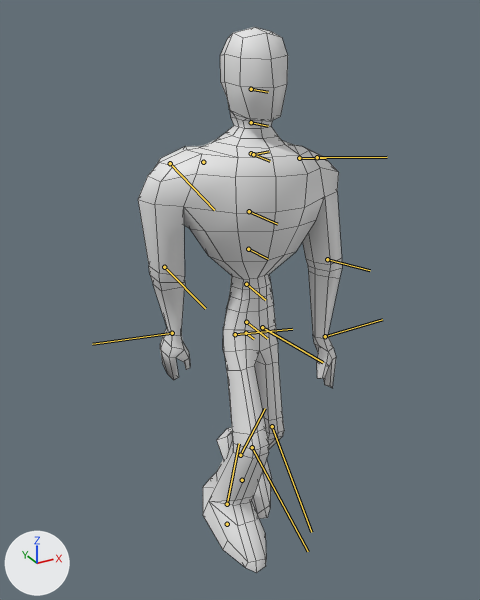
The FBX model trunk/BigStarGala/Assets/Models/male.FBX as it was, and as the next commit left it.
The view is the same before and after, from a 50 mm camera at (-2.37, -4.5, 4.21) aimed at (0.04, -0.12, 2.02). The lights are fixed; the arrows at lower left show +X, +Y and +Z. Both versions are drawn at frame 21 of the action 'Take 001'; the numbers are the values there. The bones that bend it are drawn over the model as lines. Mesh edges are drawn as thin lines.
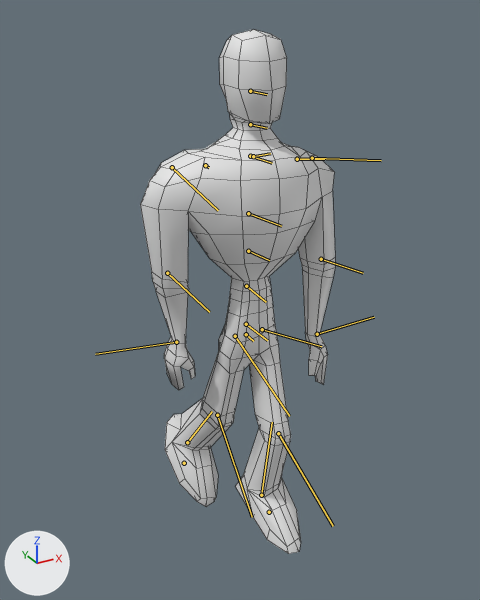
Commit message: walk cycle update + animation test male

Location of each change, (x1, y1, x2, y2) in pixels of the pictures (480 x 600 px):
```json
{"object": "Cylinder002", "change": "posed", "before": [138, 27, 342, 573], "after": [140, 29, 335, 554]}
{"bone": "Base HumanLThigh", "before": "(262, 327) to (323, 362)", "after": "(262, 329) to (321, 346)"}
{"bone": "Base HumanLCalf", "before": "(272, 426) to (311, 532)", "after": "(278, 433) to (333, 526)"}
{"bone": "Base HumanLFoot", "before": "(240, 455) to (265, 408)", "after": "(261, 495) to (272, 422)"}
{"bone": "Base HumanRThigh", "before": "(235, 334) to (292, 329)", "after": "(235, 336) to (289, 416)"}
{"bone": "Base HumanRCalf", "before": "(252, 447) to (308, 551)", "after": "(217, 415) to (252, 517)"}
{"bone": "Base HumanRFoot", "before": "(227, 504) to (239, 443)", "after": "(187, 442) to (212, 411)"}
{"bone": "Base HumanSpine2", "before": "(246, 284) to (265, 300)", "after": "(246, 286) to (266, 302)"}
{"bone": "Base HumanSpine3", "before": "(248, 249) to (268, 259)", "after": "(248, 251) to (269, 260)"}
{"bone": "Base HumanSpine4", "before": "(249, 211) to (277, 224)", "after": "(248, 213) to (281, 226)"}
{"bone": "Base HumanLUpperarm", "before": "(317, 157) to (387, 157)", "after": "(312, 158) to (381, 160)"}
{"bone": "Base HumanLForearm", "before": "(327, 259) to (370, 270)", "after": "(321, 259) to (363, 273)"}
{"bone": "Base HumanRUpperarm", "before": "(170, 163) to (214, 210)", "after": "(172, 167) to (218, 210)"}
{"bone": "Base HumanRForearm", "before": "(164, 267) to (205, 308)", "after": "(167, 273) to (209, 312)"}
{"bone": "Base HumanNeck1", "before": "(253, 154) to (269, 151)", "after": "(253, 156) to (270, 153)"}
{"bone": "Base HumanNeck2", "before": "(251, 122) to (268, 126)", "after": "(250, 124) to (267, 128)"}
```

Edits to the scene script, one JSON object a line:
```json
{"block": "bone_base_humanlthigh", "where": "bone_base_humanlthigh = bpy.data.objects['Armature'].pose.bones['Base HumanLThigh']  # child of 'Base HumanPelvis'"}
{"op": "set", "path": "bone_base_humanlthigh.rotation_quaternion", "old": "(0.999, 0.012, -0.023, 0.035)", "new": "(0.994, 0.004, -0.028, 0.107)", "note": "degrees (1, -3, 4) -> degrees (0, -3, 12)"}
{"block": "bone_base_humanlcalf", "where": "bone_base_humanlcalf = bpy.data.objects['Armature'].pose.bones['Base HumanLCalf']  # child of 'Base HumanLThigh'"}
{"op": "set", "path": "bone_base_humanlcalf.rotation_quaternion", "old": "(0.939, -0.001, 0.0, -0.345)", "new": "(0.973, 0.002, 0.012, -0.229)", "note": "degrees (0, 0, -40) -> degrees (0, 1, -26)"}
{"block": "bone_base_humanlfoot", "where": "bone_base_humanlfoot = bpy.data.objects['Armature'].pose.bones['Base HumanLFoot']  # child of 'Base HumanLCalf'"}
{"op": "set", "path": "bone_base_humanlfoot.rotation_quaternion", "old": "(0.998, 0.009, 0.015, 0.065)", "new": "(0.998, 0.007, 0.036, 0.046)", "note": "degrees (1, 2, 8) -> degrees (1, 4, 5)"}
{"block": "bone_base_humanrthigh", "where": "bone_base_humanrthigh = bpy.data.objects['Armature'].pose.bones['Base HumanRThigh']  # child of 'Base HumanPelvis'"}
{"op": "set", "path": "bone_base_humanrthigh.rotation_quaternion", "old": "(0.981, 0.022, 0.002, 0.191)", "new": "(0.985, 0.012, 0.015, -0.171)", "note": "degrees (2, 0, 22) -> degrees (1, 2, -20)"}
{"block": "bone_base_humanrcalf", "where": "bone_base_humanrcalf = bpy.data.objects['Armature'].pose.bones['Base HumanRCalf']  # child of 'Base HumanRThigh'"}
{"op": "set", "path": "bone_base_humanrcalf.rotation_quaternion", "old": "(0.934, -0.004, -0.01, -0.357)", "new": "(0.986, -0.003, -0.026, -0.162)", "note": "degrees (0, -1, -42) -> degrees (0, -3, -19)"}
{"block": "bone_base_humanrfoot", "where": "bone_base_humanrfoot = bpy.data.objects['Armature'].pose.bones['Base HumanRFoot']  # child of 'Base HumanRCalf'"}
{"op": "set", "path": "bone_base_humanrfoot.rotation_quaternion", "old": "(1.0, 0.027, -0.014, 0.007)", "new": "(1.0, 0.003, 0.0, -0.007)", "note": "degrees (3, -2, 1) -> degrees (0, 0, -1)"}
{"block": "bone_base_humanspine2", "where": "bone_base_humanspine2 = bpy.data.objects['Armature'].pose.bones['Base HumanSpine2']  # child of 'Base HumanSpine1'"}
{"op": "set", "path": "bone_base_humanspine2.rotation_quaternion", "old": "(1.0, -0.005, -0.007, 0.0)", "new": "(1.0, 0.006, -0.008, 0.0)", "note": "degrees (-1, -1, 0) -> degrees (1, -1, 0)"}
{"block": "bone_base_humanspine3", "where": "bone_base_humanspine3 = bpy.data.objects['Armature'].pose.bones['Base HumanSpine3']  # child of 'Base HumanSpine2'"}
{"op": "set", "path": "bone_base_humanspine3.rotation_quaternion", "old": "(1.0, -0.006, -0.01, 0.0)", "new": "(1.0, 0.009, -0.009, 0.0)", "note": "degrees (-1, -1, 0) -> degrees (1, -1, 0)"}
{"block": "bone_base_humanspine4", "where": "bone_base_humanspine4 = bpy.data.objects['Armature'].pose.bones['Base HumanSpine4']  # child of 'Base HumanSpine3'"}
{"op": "set", "path": "bone_base_humanspine4.rotation_quaternion", "old": "(1.0, -0.005, -0.01, 0.0)", "new": "(1.0, 0.009, -0.009, 0.0)", "note": "degrees (-1, -1, 0) -> degrees (1, -1, 0)"}
{"block": "bone_base_humanlupperarm", "where": "bone_base_humanlupperarm = bpy.data.objects['Armature'].pose.bones['Base HumanLUpperarm']  # child of 'Base HumanLCollarbone'"}
{"op": "set", "path": "bone_base_humanlupperarm.rotation_quaternion", "old": "(0.997, 0.005, -0.006, 0.079)", "new": "(0.996, 0.044, -0.013, 0.071)", "note": "degrees (0, -1, 9) -> degrees (5, -2, 8)"}
{"block": "bone_base_humanlforearm", "where": "bone_base_humanlforearm = bpy.data.objects['Armature'].pose.bones['Base HumanLForearm']  # child of 'Base HumanLUpperarm'"}
{"op": "set", "path": "bone_base_humanlforearm.rotation_quaternion", "old": "(1.0, 0.0, 0.0, 0.008)", "new": "(1.0, 0.0, 0.0, 0.001)", "note": "degrees (0, 0, 1) -> degrees (0, 0, 0)"}
{"block": "bone_base_humanrupperarm", "where": "bone_base_humanrupperarm = bpy.data.objects['Armature'].pose.bones['Base HumanRUpperarm']  # child of 'Base HumanRCollarbone'"}
{"op": "set", "path": "bone_base_humanrupperarm.rotation_quaternion", "old": "(0.994, -0.014, 0.067, -0.086)", "new": "(0.995, 0.027, 0.067, -0.072)", "note": "degrees (-2, 8, -10) -> degrees (3, 8, -8)"}
{"block": "bone_base_humanrforearm", "where": "bone_base_humanrforearm = bpy.data.objects['Armature'].pose.bones['Base HumanRForearm']  # child of 'Base HumanRUpperarm'"}
{"op": "set", "path": "bone_base_humanrforearm.rotation_quaternion", "old": "(1.0, 0.0, 0.0, -0.009)", "new": "(1.0, 0.0, 0.0, -0.002)", "note": "degrees (0, 0, -1) -> degrees (0, 0, 0)"}
{"block": "bone_base_humanneck1", "where": "bone_base_humanneck1 = bpy.data.objects['Armature'].pose.bones['Base HumanNeck1']  # child of 'Base HumanRibcage'"}
{"op": "set", "path": "bone_base_humanneck1.rotation_quaternion", "old": "(1.0, 0.002, 0.006, 0.0)", "new": "(1.0, -0.005, 0.002, 0.0)", "note": "degrees (0, 1, 0) -> degrees (-1, 0, 0)"}
{"block": "bone_base_humanneck2", "where": "bone_base_humanneck2 = bpy.data.objects['Armature'].pose.bones['Base HumanNeck2']  # child of 'Base HumanNeck1'"}
{"op": "set", "path": "bone_base_humanneck2.rotation_quaternion", "old": "(1.0, 0.013, 0.02, 0.0)", "new": "(1.0, -0.021, 0.019, 0.0)", "note": "degrees (1, 2, 0) -> degrees (-2, 2, 0)"}
```
